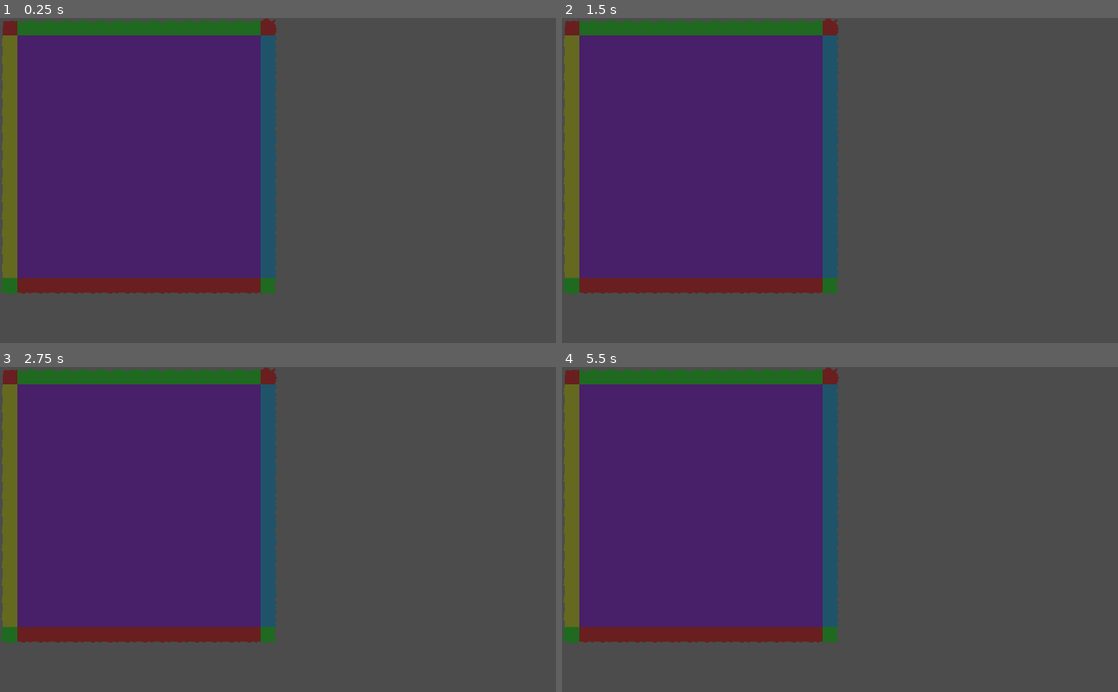
Above: before the commit, frames 1-4 (two rows, left to right).
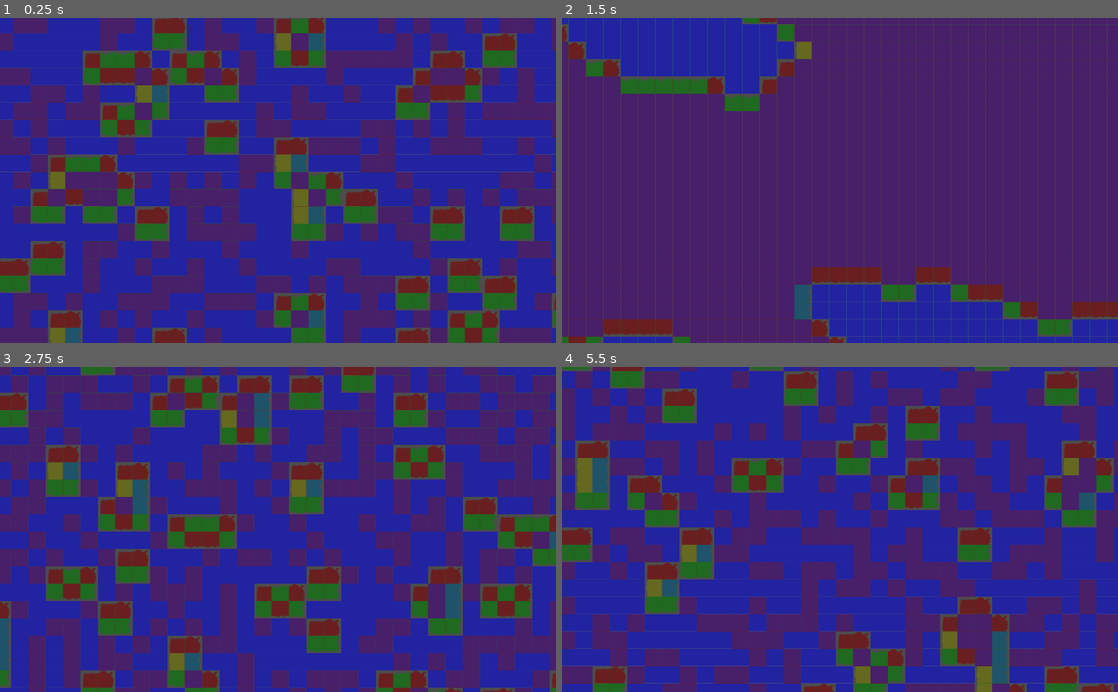
Above: after the commit, the same moments.

Repository: devlex-online/GodotExperiments
Game: Godot game, scene res://MainScene.tscn
The game is run twice, just before and just after one commit, with the same random seed, the same clock (stepped at 60 frames per second) and the same inputs.
Inputs:
- Up to frame 1 (0.25 s): no input
- Up to frame 2 (1.5 s): tap Enter at 0.5 s; hold D 0.53-1.28 s; hold R 0.53-1.28 s; tap Space at 0.77, 0.8, 1.07, 1.35 s; hold S from 1.28 s (still down)
- Up to frame 3 (2.75 s): tap Space at 1.52, 1.82, 2.3 s; tap R at 1.55 s; release S at 2.03 s; hold D from 2.03 s (still down); hold R from 2.03 s (still down)
- Up to frame 4 (5.5 s): release D at 2.78 s; release R at 2.78 s; hold W 2.78-3.53 s; tap R at 2.85, 4.35 s; tap Space at 3.02, 3.32, 4.52, 4.82, 5.3 s; hold Space 3.53-4.28 s; hold A 3.53-5.03 s; hold S from 5.03 s (still down); hold R from 5.03 s (still down)

The runs differ from the first frame. In frame 1, 88% of the frame differs, in the area x 0-100%, y 0-100%; in frame 2, 72%; in frame 3, 87%; in frame 4, 88%.

Commit message:
Very basic procedural map generation. Generates Water and Land.

Diff:
--- /dev/null
+++ b/ProceduralTileMapGeneration/Camera2D.gd
@@ -0,0 +1,23 @@
+extends Camera2D
+
+
+# Declare member variables here. Examples:
+# var a = 2
+# var b = "text"
+
+
+# Called when the node enters the scene tree for the first time.
+func _ready():
+	pass # Replace with function body.
+
+
+# Called every frame. 'delta' is the elapsed time since the previous frame.
+func _process(delta):
+	if Input.is_key_pressed(KEY_W):
+		position.y -= 400 * delta
+	elif Input.is_key_pressed(KEY_A):
+		position.x -= 400 * delta
+	elif Input.is_key_pressed(KEY_S):
+		position.y += 400 * delta
+	elif Input.is_key_pressed(KEY_D):
+		position.x += 400 * delta
--- a/ProceduralTileMapGeneration/MainScene.tscn
+++ b/ProceduralTileMapGeneration/MainScene.tscn
@@ -1,7 +1,8 @@
-[gd_scene load_steps=3 format=2]
+[gd_scene load_steps=4 format=2]
 
 [ext_resource path="res://DummyTileSet.tres" type="TileSet" id=1]
 [ext_resource path="res://TileMap.gd" type="Script" id=2]
+[ext_resource path="res://Camera2D.gd" type="Script" id=3]
 
 [node name="MainScene" type="Node2D"]
 
@@ -11,3 +12,8 @@
 format = 1
 tile_data = PoolIntArray( 589831, 5, 0, 589835, 5, 0, 655367, 5, 0 )
 script = ExtResource( 2 )
+
+[node name="Camera2D" type="Camera2D" parent="."]
+position = Vector2( 520, 304 )
+current = true
+script = ExtResource( 3 )
--- a/ProceduralTileMapGeneration/TileMap.gd
+++ b/ProceduralTileMapGeneration/TileMap.gd
@@ -2,27 +2,67 @@
 
 var tile_size = cell_size
 var half_tile_size = tile_size / 2
+var tilemap_size = Vector2(128,128)
 
-var grid_size = Vector2(16,16)
+var grid_size = Vector2(128,128)
 var grid = []
 
 var tiles = []
+var mapGenActive: bool = false
 
 func _ready():
+	randomize()
 	tiles.append(tile_set.find_tile_by_name("grass"))
 	tiles.append(tile_set.find_tile_by_name("water"))
 	tiles.append(tile_set.find_tile_by_name("sand"))
 	tiles.append(tile_set.find_tile_by_name("stone"))
+	_generateMap()
+	_drawMap()
 
+
+func _generateMap():
+	mapGenActive = true
+	grid.clear()
 	for x in grid_size.x:
 		grid.append([])
 		for y in grid_size.y:
-			grid[x].append(null)
-			set_cell(x,y,4)
-			#set_cell(x,y,tiles[randi()  % tiles.size()])
+			if rand_range(0,100) < 55:
+				grid[x].append(4) #DummyAutoTile
+			else:
+				grid[x].append(1) #WaterTile
+	mapGenActive = false
+func _smoothGeneratedMap():
+	mapGenActive = true
+	var neighborCells = [Vector2(1,0), Vector2(-1,0),
+						Vector2(0,1), Vector2(0,-1),
+						Vector2(1,1), Vector2(-1,1), Vector2(1,-1), Vector2(-1,-1)]
+	for x in grid_size.x - 1:
+		for y in grid_size.y - 1:
+			var WaterNeighborhoodSize = 0
+			for neighborPos in neighborCells:
+				var neighborVector = Vector2(x,y) + neighborPos
+				var neighborCell = grid[neighborVector.x][neighborVector.y]
+				if neighborCell == 1:
+					WaterNeighborhoodSize += 1
+			if(WaterNeighborhoodSize > 4):
+				grid[x][y] = 1
+			elif(WaterNeighborhoodSize < 4):
+				grid[x][y] = 4
+	mapGenActive = false
+func _drawMap():
+	for x in tilemap_size.x:
+		for y in tilemap_size.y:
+			set_cell(x,y,grid[x][y])
 
-	update_bitmask_region(Vector2(0,0), grid_size)
+	update_bitmask_region(Vector2(0,0), tilemap_size)
+# Called every frame. 'delta' is the elapsed time since the previous frame.
+func _process(delta):
 
-# Called every frame. 'delta' is the elapsed time since the previous frame.
-#func _process(delta):
-#	pass
+	if not mapGenActive:
+		if Input.is_key_pressed(KEY_SPACE):
+			_smoothGeneratedMap()
+			_drawMap()
+
+		if Input.is_key_pressed(KEY_R):
+			_generateMap()
+			_drawMap()
--- a/ProceduralTileMapGeneration/project.godot
+++ b/ProceduralTileMapGeneration/project.godot
@@ -19,6 +19,11 @@
 run/main_scene="res://MainScene.tscn"
 config/icon="res://icon.png"
 
+[display]
+
+window/stretch/mode="2d"
+window/stretch/aspect="keep"
+
 [rendering]
 
 quality/driver/driver_name="GLES2"
